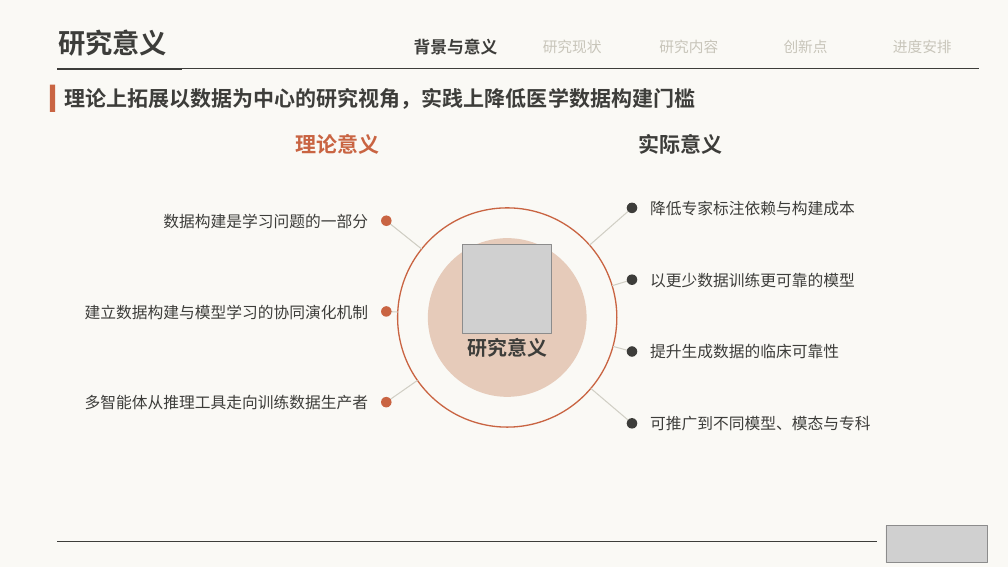
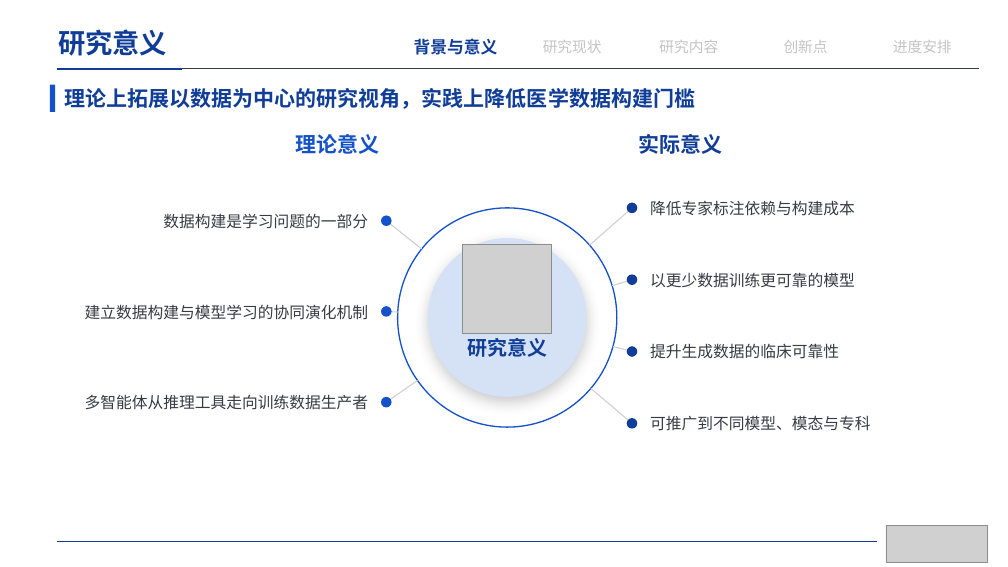
Before and after one commit to irving-2222/Graduation-Thesis, a slide deck: slide 7 of 开题答辩.pptx. Drawn at 1008x567 pixels with LibreOffice and Linux fonts; fonts in the diff are those of the drawing; grey boxes stand for pictures. Boxes give left, top, right and bottom in pixels: in the first picture for what was removed or moved away, otherwise in the second. Text is boxed around its words. In the diff, an @@ line names an element or a change of style, - is before the commit and + after.

```diff
--- a/开题答辩.pptx
+++ b/开题答辩.pptx
@@ background #FAF9F5 to #FFFFFF @@
@@ text "背景与意义" at [414,38,498,55]: text colour #3D3D3A to #103D98 @@
@@ line (57, 69) - (979, 69): stroke #3D3D3A 0.5 pt to #373B43 0.5 pt @@
@@ line (57, 69) - (182, 69): stroke #3D3D3A 1.75 pt to #103D98 1.75 pt @@
@@ text "理论意义" at [295,134,379,154]: font TeX Gyre Schola to Arial, text colour #C96442 to #1551CA @@
@@ font TeX Gyre Schola to Arial, text colour #3D3D3A to #103D98 in 3 elements at [58,29,167,56], [64,88,695,109], [639,134,723,154] @@
@@ ellipse at [398,208,617,427]: outline #C96442 1.25 pt to #1551CA 1.25 pt @@
@@ line (590, 245) - (632, 208): stroke #D1CFC5 1 pt to #CFCFCF 1 pt @@
@@ line (386, 221) - (422, 249): stroke #D1CFC5 1 pt to #CFCFCF 1 pt @@
@@ ellipse at [428,238,587,397]: fill #E6CBBA to #D5E1F5; shadow on @@
@@ line (613, 286) - (632, 280): stroke #D1CFC5 1 pt to #CFCFCF 1 pt @@
@@ line (386, 312) - (398, 312): stroke #D1CFC5 1 pt to #CFCFCF 1 pt @@
@@ text "研究意义" at [467,338,547,357]: text colour #3D3D3A to #103D98 @@
@@ line (613, 346) - (632, 352): stroke #D1CFC5 1 pt to #CFCFCF 1 pt @@
@@ line (386, 402) - (417, 380): stroke #D1CFC5 1 pt to #CFCFCF 1 pt @@
@@ line (591, 389) - (632, 423): stroke #D1CFC5 1 pt to #CFCFCF 1 pt @@
@@ fill #C96442 to #1551CA in 4 elements at [50,85,55,112], [381,216,392,226], [381,306,392,317], [381,397,392,408] @@
@@ fill #3D3D3A to #103D98 in 4 elements at [627,203,637,213], [627,274,637,285], [627,346,637,357], [627,418,637,429] @@
@@ line (57, 541) - (876, 541): stroke #3D3D3A 0.5 pt to #103D98 0.5 pt @@
```
Also in this commit, not shown: 21 other slides changed, 1 other file.
